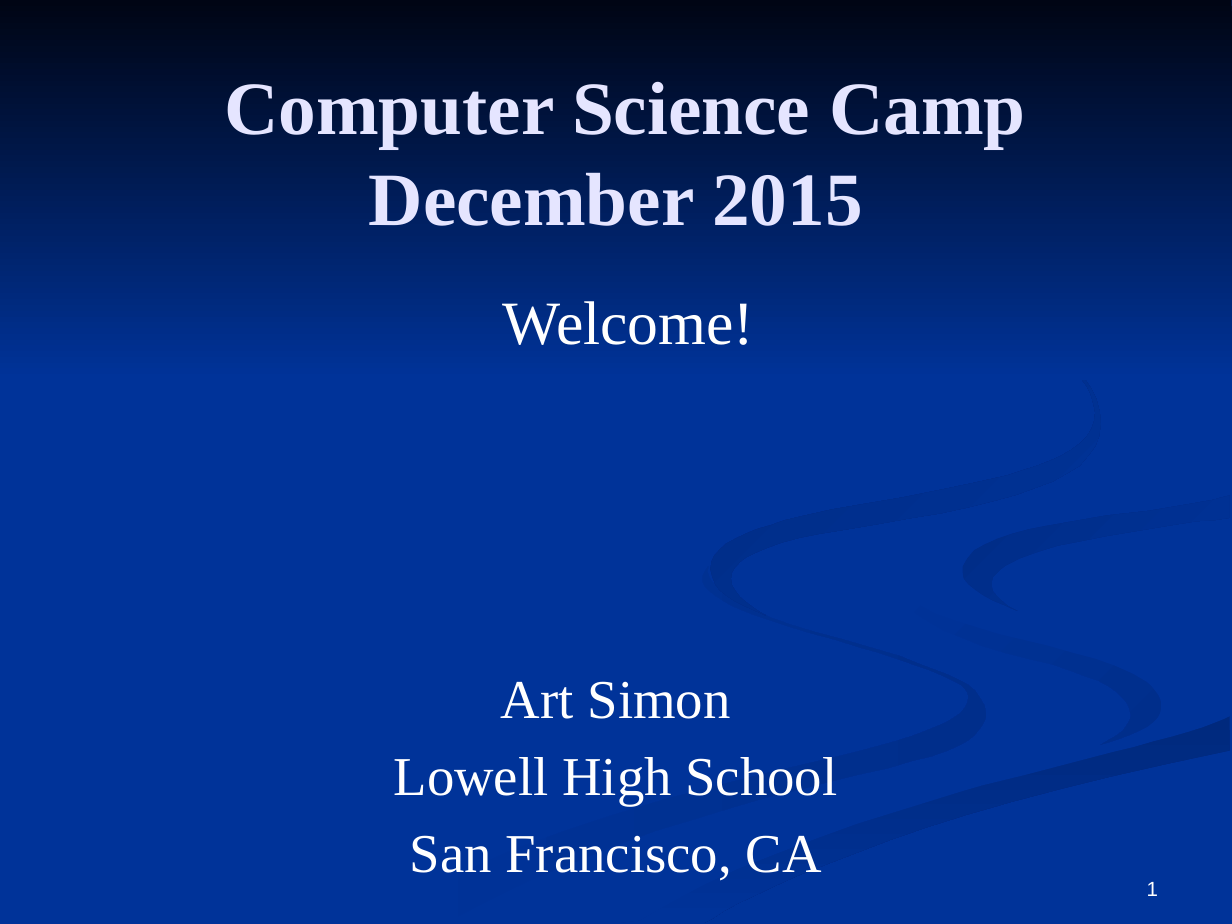
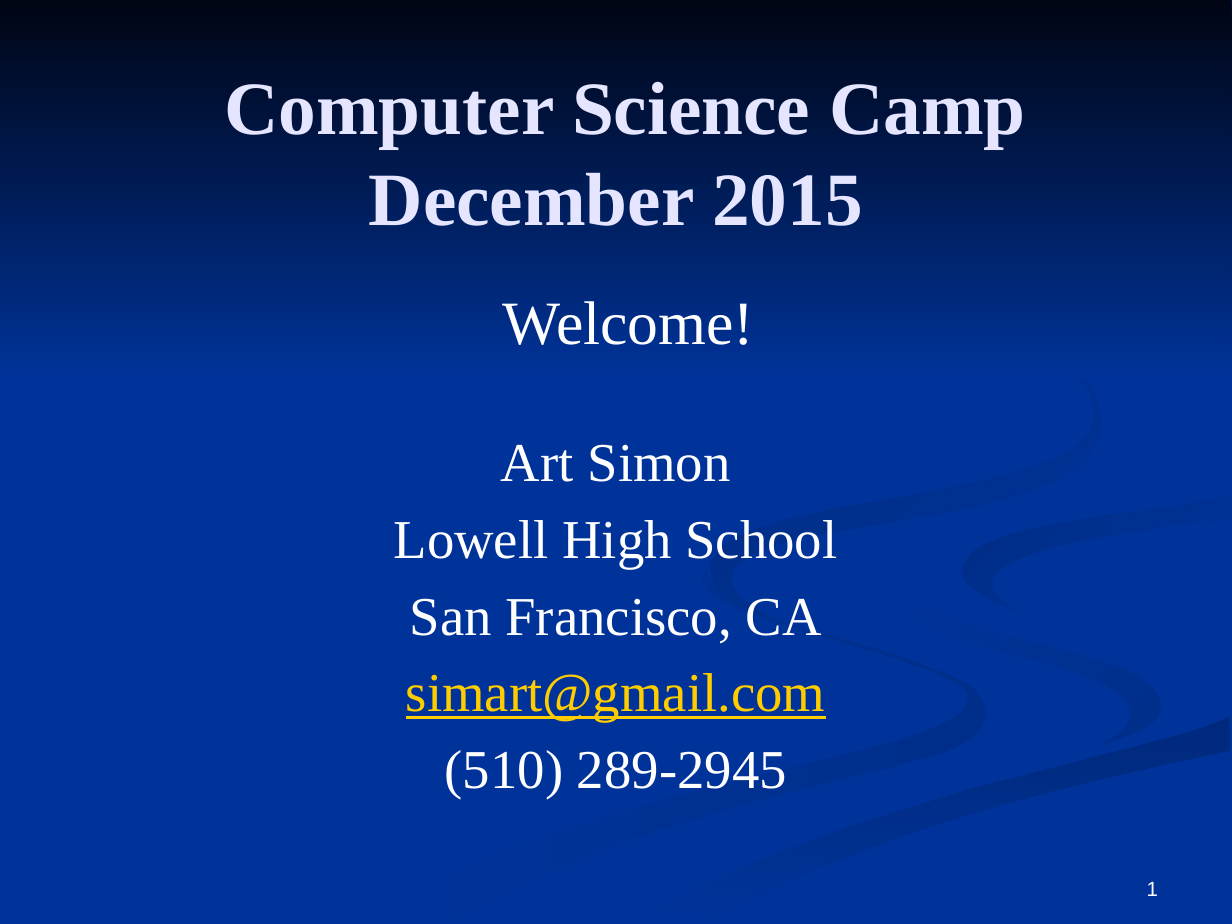
Before and after one commit to CSCamp/CSCamp.github.io, a slide deck: slide 1 of CSCamp.pptx. Drawn at 1232x924 pixels with LibreOffice and Linux fonts; fonts in the diff are those of the drawing. Boxes give left, top, right and bottom in pixels: in the first picture for what was removed or moved away, otherwise in the second. Text is boxed around its words. In the diff, an @@ line names an element or a change of style, - is before the commit and + after.

Commit message:
update powerpoint

```diff
--- a/CSCamp.pptx
+++ b/CSCamp.pptx
@@ subtitle "Art Simon": place and size @@
-subtitle "Art Simon" at [394, 681, 837, 881]
+subtitle "Art Simon" at [394, 444, 837, 799]
@@ subtitle at [406, 673, 826, 799]: paragraphs added @@
+simart@gmail.com
+(510) 289-2945
```
Also in this commit, not shown: 11 slides added, 1 slide removed, 5 other files.
